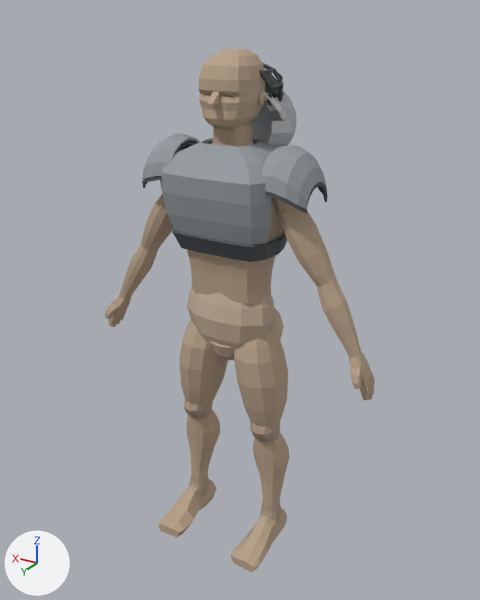
A saved change to the glTF model Assets/Models/lowpoly_human_jog_validation.glb.
Both versions are drawn from a 50 mm lens placed at (-1.173, 1.894, 1.962), pointed at (-0.001, -0.059, 0.986). The lights are fixed; the arrows at lower left show +X, +Y and +Z. The picture after the commit comes second. Where no turn or scale is listed for an object, it has been applied to the vertices. Vertices at exactly the same position are counted once.

The first picture shows 'Belly', 'ChinStrap', 'Facemask', 'Helmet', 'LeftThigh', 'LowerSkullJaw', 'Pelvis', 'RightCalf', 'RightFoot', 'RightForearm', 'RightThigh', 'RightUpperArm', 'ShoulderPads', 'UpperSkullCranium', 'Visor' and 18 more.
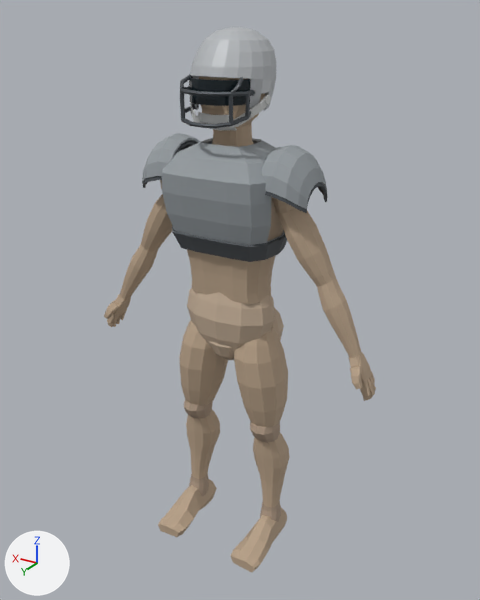
Where the newer file only moved an object's origin or applied its transform, the numbers keep the older frame.

Boxes (x1, y1, x2, y2) around the edits, measured in the pictures (480 x 600 px):
'Helmet', moved: before (251, 82, 297, 148); after (190, 27, 277, 111)
'Facemask', moved, turned: before (259, 63, 284, 106); after (180, 74, 256, 128)
'Visor', moved (mostly hidden before): before (265, 73, 283, 98); after (189, 76, 250, 106)
'ChinStrap', moved (mostly hidden before): before (263, 91, 286, 120); after (190, 95, 271, 130)

What the commit changed:
me_facemaskmesh is used by ob_facemask; location (0.0, 1.617, 1.653).
me_facemaskmesh had 240 vertices, 440 faces and spanned x -0.127..0.127, y -1.788..-1.643, z 0.034..0.171.
me_facemaskmesh now has 240 vertices, 440 faces and spans x -0.127..0.127, y -1.583..-1.446, z -0.01..0.135.
me_facemaskmesh part 1: the whole mesh is turned -90 degrees about the x axis through its middle, then moved by (0.0, 0.201, -0.04).
In object 'ChinStrap' (ob_chinstrap), parent is no longer ob_helmetassembly.
In object 'Helmet' (ob_helmet), parent is no longer ob_helmetassembly.
In object 'Visor' (ob_visor), parent is no longer ob_helmetassembly.
